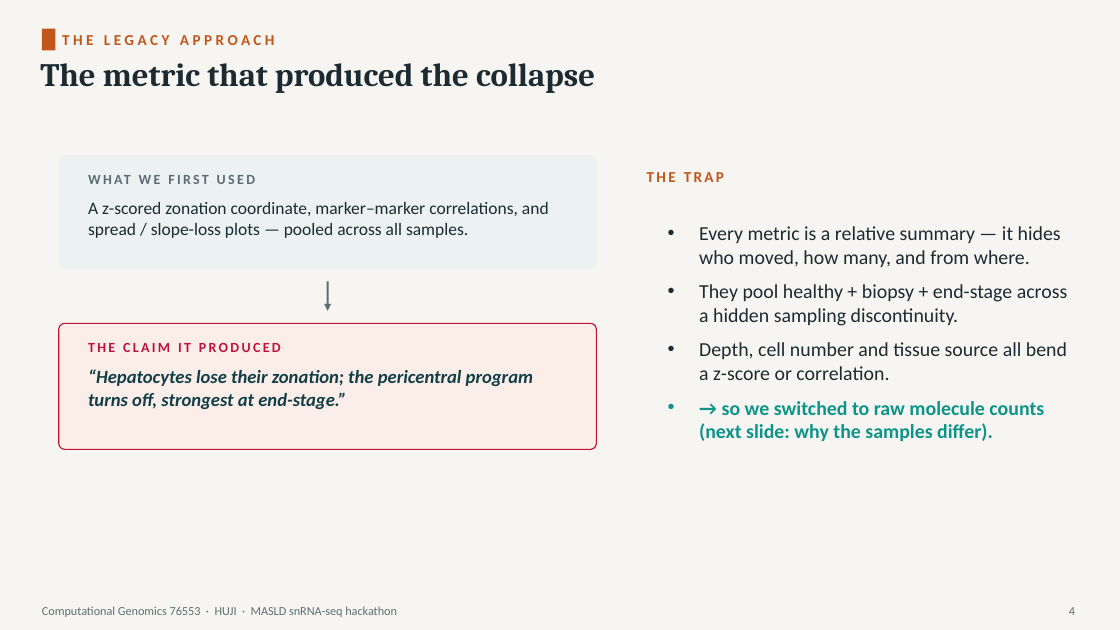
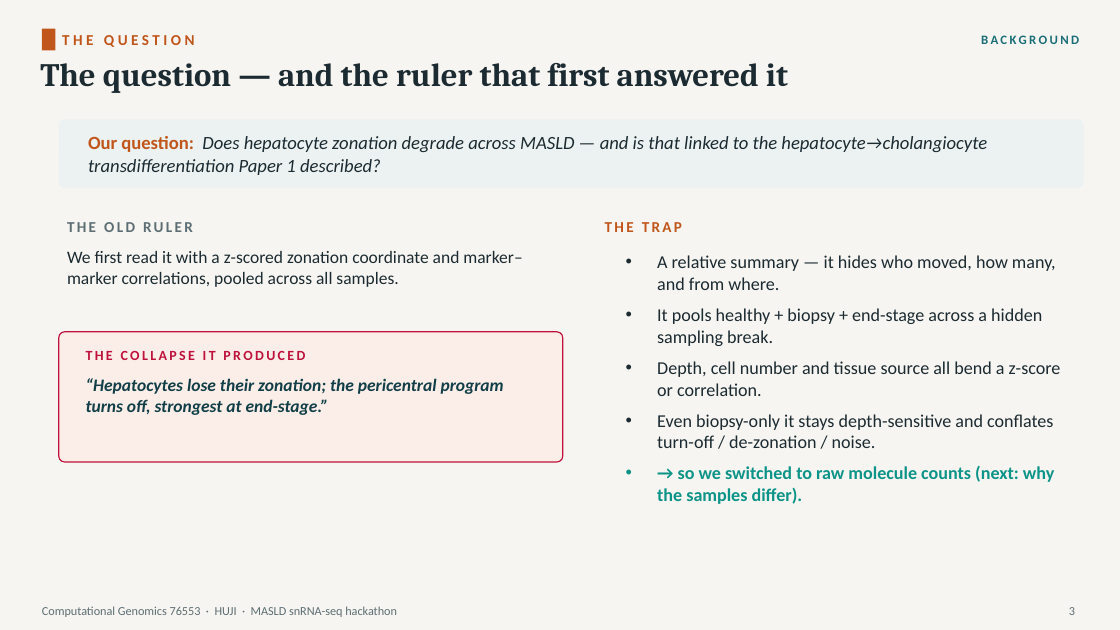
Before and after one commit to roeetekoah/liver-zonation, a slide deck: slide 3 of presentation/MASLD_zonation.pptx (slide 4 before the commit). Drawn at 1120x630 pixels with LibreOffice and Linux fonts; fonts in the diff are those of the drawing. Boxes give left, top, right and bottom in pixels: in the first picture for what was removed or moved away, otherwise in the second. Text is boxed around its words. In the diff, an @@ line names an element or a change of style, - is before the commit and + after.

```diff
--- a/presentation/MASLD_zonation.pptx
+++ b/presentation/MASLD_zonation.pptx
@@ text at <box>62,35,195,47</box>: text changed @@
-THE LEGACY APPROACH
+THE QUESTION
@@ text added at <box>981,35,1079,44</box>, 11 pt, text #1B6E78, bold @@
+BACKGROUND
@@ text at <box>40,63,788,93</box>: text changed @@
-The metric that produced the collapse
+The question — and the ruler that first answered it
@@ rounded rectangle added at <box>59,119,1084,188</box>, fill #ECF1F1 @@
@@ text added at <box>88,136,987,175</box>, 16 pt, text #1B2B31, italic @@
+Our question: Does hepatocyte zonation degrade across MASLD — and is that linked to the hepatocyte→cholangiocyte transdifferentiation Paper 1 described?
@@ rounded rectangle removed at <box>59,155,597,269</box> @@
@@ text removed at <box>80,166,576,192</box> @@
-WHAT WE FIRST USED
@@ text added at <box>67,222,193,232</box>, 13 pt, text #5C6E73, bold @@
+THE OLD RULER
@@ text "THE TRAP": place and size @@
-text "THE TRAP" at <box>647,172,724,182</box>
+text "THE TRAP" at <box>605,222,682,232</box>
@@ text at <box>67,251,522,287</box>: text changed @@
-A z-scored zonation coordinate, marker–marker correlations, and spread / slope-loss plots — pooled across all samples.
+We first read it with a z-scored zonation coordinate and marker–marker correlations, pooled across all samples.
@@ text "A relative summary — it ...": place and size @@
-text "A relative summary — it ..." at <box>699,226,1067,441</box>
+text "A relative summary — it ..." at <box>657,255,1061,504</box>
@@ text at <box>657,255,1056,346</box>: text changed; size 17 to 15.5 pt @@
-• Every metric is a relative summary — it hides who moved, how many, and from where.
-• They pool healthy + biopsy + end-stage across a hidden sampling discontinuity.
+• A relative summary — it hides who moved, how many, and from where.
+• It pools healthy + biopsy + end-stage across a hidden sampling break.
@@ arrow removed from (328, 281) to (328, 311) @@
@@ rounded rectangle: place and size @@
-rounded rectangle at <box>59,323,597,450</box>
+rounded rectangle at <box>59,332,563,462</box>
@@ rounded rectangle at <box>59,332,563,462</box>: proportions changed @@
@@ text at <box>86,351,305,360</box>: text changed @@
-THE CLAIM IT PRODUCED
+THE COLLAPSE IT PRODUCED
@@ text "“Hepatocytes lose their zonation; the ...": place and size @@
-text "“Hepatocytes lose their zonation; the ..." at <box>88,369,533,409</box>
+text "“Hepatocytes lose their zonation; the ..." at <box>86,378,504,415</box>
@@ text "“Hepatocytes lose their zonation; the ..." at <box>86,378,504,415</box>: size 16 to 15 pt @@
@@ text at <box>657,361,1061,396</box>: size 17 to 15.5 pt in "Depth, cell number and tissue source all ..."; less space between paragraphs @@
@@ text at <box>657,414,1054,504</box>: text changed; size 17 to 15.5 pt; text colour #0D9488 to #1B2B31; bold off @@
-• → so we switched to raw molecule counts (next slide: why the samples differ).
+• Even biopsy-only it stays depth-sensitive and conflates turn-off / de-zonation / noise.
+• → so we switched to raw molecule counts (next: why the samples differ).
@@ text at <box>1069,607,1075,615</box>: text changed @@
-4
+3
```
Also in this commit, not shown: 17 other slides changed, 6 slides added, 4 slides removed, 21 other files.
